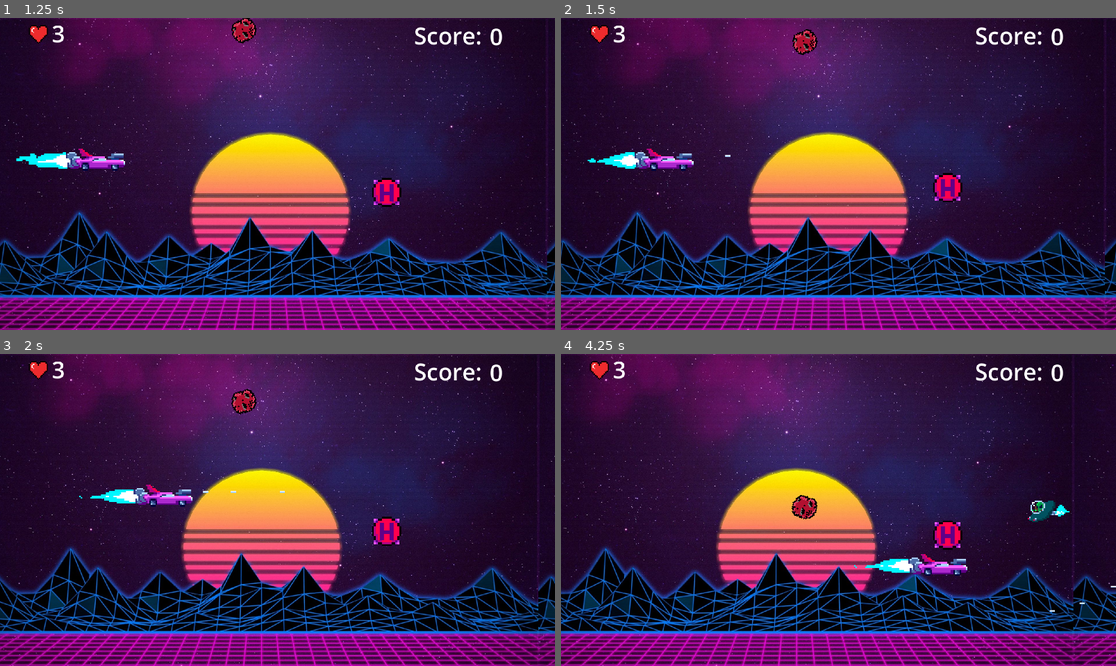
Above: before the commit, frames 1-4 (two rows, left to right).
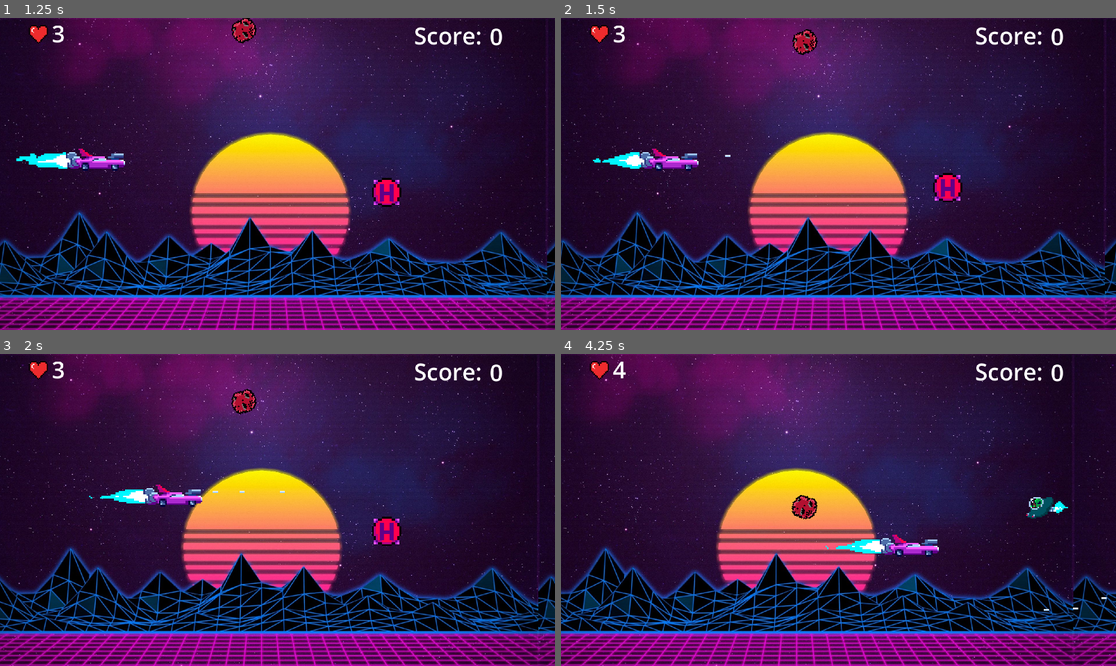
Above: after the commit, the same moments.

Repository: P0ddy/Project-Bentley
Game: Godot game, scene res://Scenes/Menu/main_menu.tscn
The game is run twice, just before and just after one commit, with the same random seed, the same clock (stepped at 60 frames per second) and the same inputs. Sound files missing from this copy of the repository are replaced by a short silence.
Inputs:
- Up to frame 1 (1.25 s): click "Start Game" at 0.5 s
- Up to frame 2 (1.5 s): hold D (right) from 1.28 s (still down); hold Space (shoot) from 1.28 s (still down)
- Up to frame 3 (2 s): keep holding D (right); keep holding Space (shoot)
- Up to frame 4 (4.25 s): release D (right) at 2.03 s; release Space (shoot) at 2.03 s; hold S (down) 2.03-2.78 s; tap Space (shoot) at 2.1, 3.6 s; hold D (right) 2.78-3.53 s; hold Space (shoot) 2.78-3.53 s; hold W (up) from 3.53 s (still down)

Frame 1 is identical in both runs. In frame 2, 0.5% of the frame differs, in the area x 4-25%, y 41-49%; in frame 3, 0.7%; in frame 4, 2.3%, in the area x 9-100%, y 2-83%.

Commit message:
balancing

Diff:
--- a/Scenes/MainScene/Game.tscn
+++ b/Scenes/MainScene/Game.tscn
@@ -45,7 +45,7 @@
 autostart = true
 
 [node name="Bosstimer" type="Timer" parent="."]
-wait_time = 60.0
+wait_time = 20.0
 autostart = true
 
 [node name="CanvasLayer" type="CanvasLayer" parent="."]
--- a/Scenes/MainScene/player.gd
+++ b/Scenes/MainScene/player.gd
@@ -9,8 +9,8 @@
 @onready var GetDamageSound = $GetDamage
 @onready var ShootingSound = $ShootingSound
 
-const ACCELERATION = 1200
-const FRICTION = 750
+const ACCELERATION = 2000
+const FRICTION = 1000
 const MAX_SPEED = 450
 
 var health = 3
